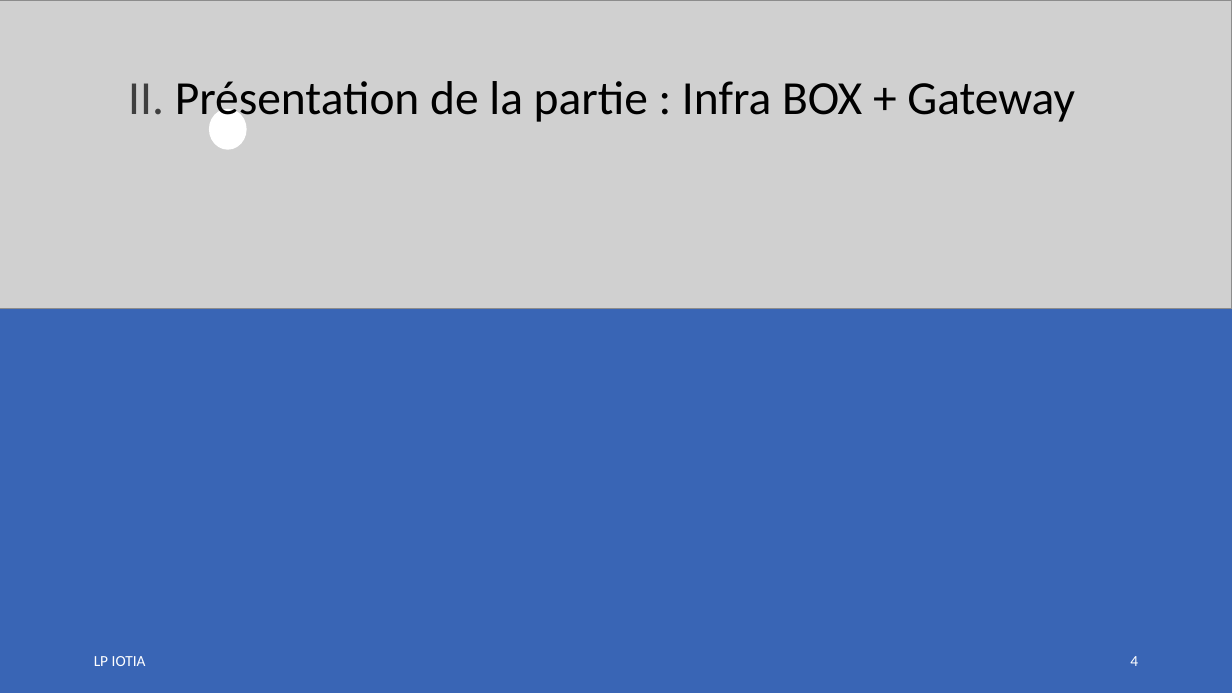
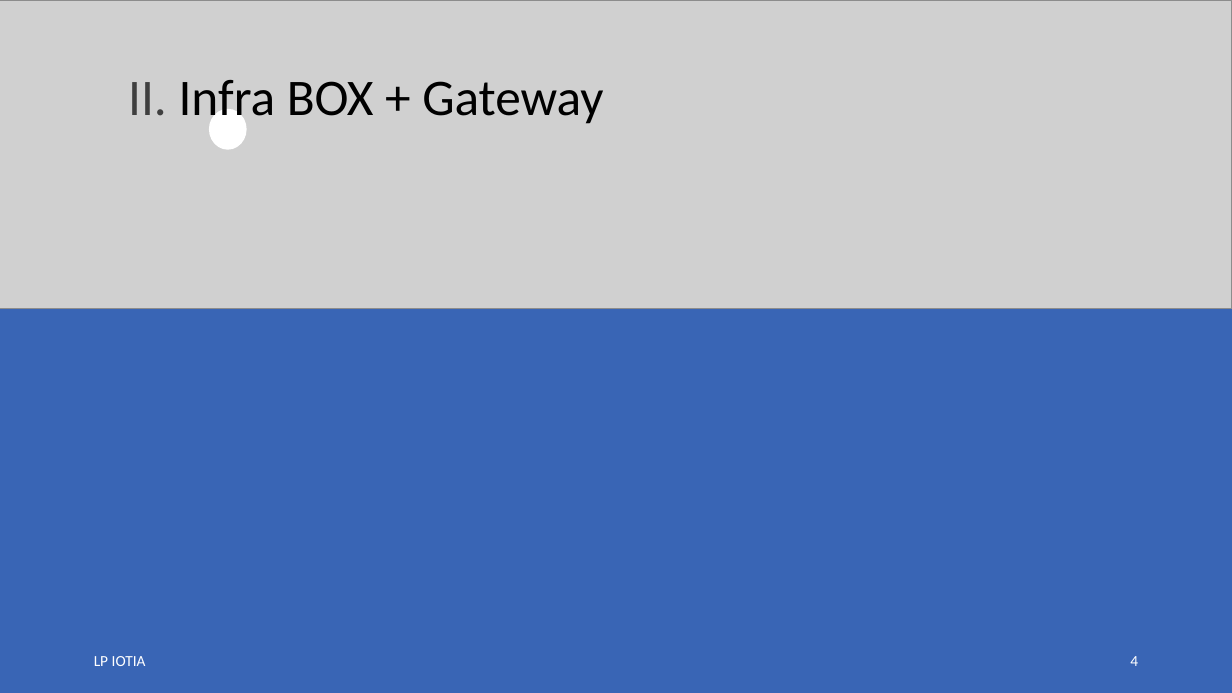
Before and after one commit to LENSAlex/ProjetIotia, a slide deck: slide 4 of Diapo_commun/PresentationCommune.pptx. Drawn at 1232x693 pixels with LibreOffice and Linux fonts; fonts in the diff are those of the drawing; grey boxes stand for pictures. Boxes give left, top, right and bottom in pixels: in the first picture for what was removed or moved away, otherwise in the second. Text is boxed around its words. In the diff, an @@ line names an element or a change of style, - is before the commit and + after.

Commit message:
Modification partie Serveur web et base de données

```diff
--- a/Diapo_commun/PresentationCommune.pptx
+++ b/Diapo_commun/PresentationCommune.pptx
@@ text at (x1=128, y1=80, x2=603, y2=128): text changed; size 37 to 40 pt @@
-II. Présentation de la partie : Infra BOX + Gateway
+II. Infra BOX + Gateway
```
Also in this commit, not shown: 13 other slides changed.
